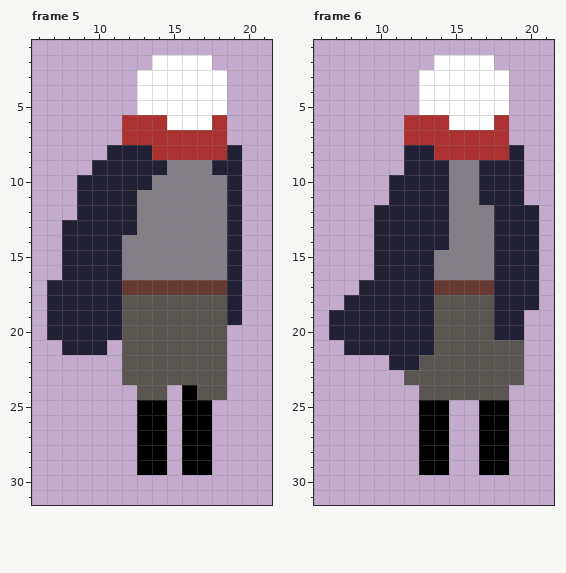
Pixel-art file, stored at aseprite/finalized/recover/Erecover2.aseprite. Above: the version before the commit.
32x32 pixels, 6 frames. Shown: frame 5: x 6..21, y 1..31; frame 6: x 6..21, y 1..31.
And afterwards:
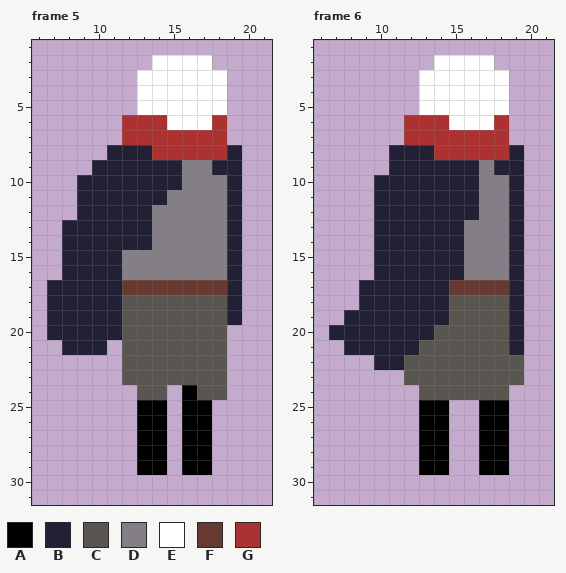
Palette (. is transparent): A #000000  B #222034  C #595652  D #847e87  E #ffffff  F #663931  G #ac3232
From old to new:
--- frame 5, layer "cape"
@@ x 10..17 @@
  8 .BBBGGGG
- 9 BBBBBDDD
-10 BBBBDDDD
-11 BBBDDDDD
-12 BBBDDDDD
-13 BBBDDDDD
-14 BBDDDDDD
+ 9 BBBBBBDD
+10 BBBBBBDD
+11 BBBBBDDD
+12 BBBBDDDD
+13 BBBBDDDD
+14 BBBBDDDD
 15 BBDDDDDD
--- frame 6, layer "cape"
@@ x 6..21 @@
  7 ......GGGGGGG...
- 8 ......BBGGGGGB..
- 9 ......BBBDDBBB..
-10 .....BBBBDDBBB..
-11 .....BBBBDDBBB..
-12 ....BBBBBDDDBBB.
-13 ....BBBBBDDDBBB.
-14 ....BBBBBDDDBBB.
-15 ....BBBBDDDDBBB.
-16 ....BBBBDDDDBBB.
-17 ...BBBBBFFFFBBB.
-18 ..BBBBBBCCCCBBB.
-19 .BBBBBBBCCCCBB..
-20 .BBBBBBBCCCCBB..
-21 ..BBBBBBCCCCCC..
-22 .....BBCCCCCCC..
+ 8 .....BBBGGGGGB..
+ 9 .....BBBBBBDBB..
+10 ....BBBBBBBDDB..
+11 ....BBBBBBBDDB..
+12 ....BBBBBBBDDB..
+13 ....BBBBBBDDDB..
+14 ....BBBBBBDDDB..
+15 ....BBBBBBDDDB..
+16 ....BBBBBBDDDB..
+17 ...BBBBBBFFFFB..
+18 ...BBBBBBCCCCB..
+19 ..BBBBBBBCCCCB..
+20 .BBBBBBBCCCCCB..
+21 ..BBBBBCCCCCCB..
+22 ....BBCCCCCCCC..
 23 ......CCCCCCCC..
Where, in picture pixels (left, top, right, bottom), the same in both pictures:
changed: (122, 160, 182, 250)
changed: (329, 145, 539, 370)
